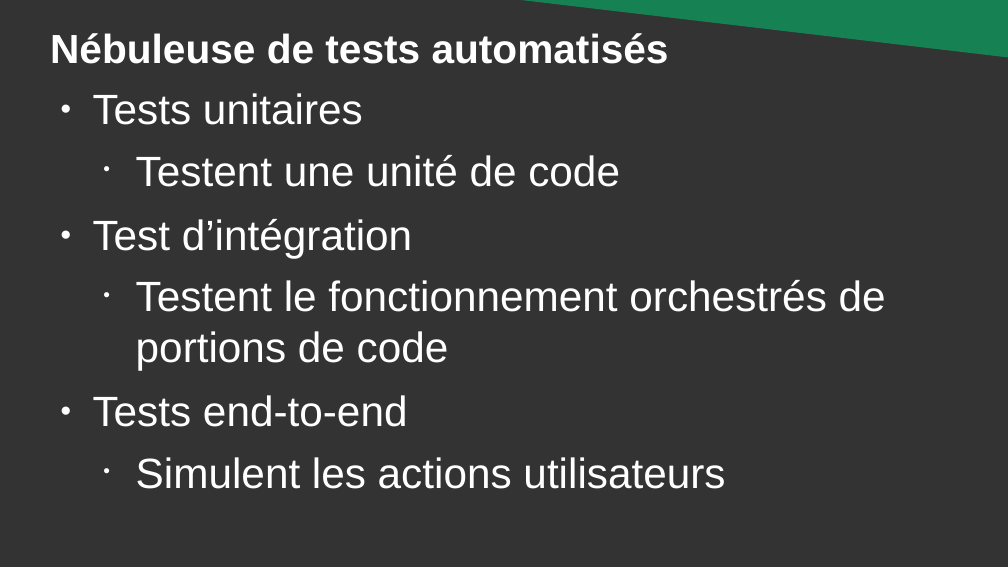
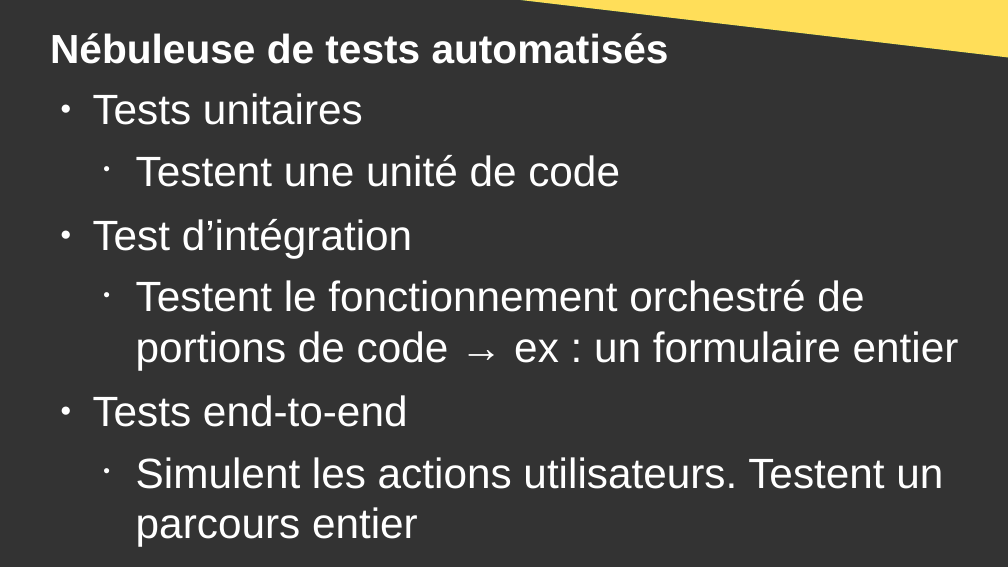
Before and after one commit to DanYellow/cours, a slide deck: slide 43 of developpement-front-s5/travaux-pratiques/numero-1/presentation.odp (slide 34 before the commit). Drawn at 1008x567 pixels with LibreOffice and Linux fonts; fonts in the diff are those of the drawing. Boxes give left, top, right and bottom in pixels: in the first picture for what was removed or moved away, otherwise in the second. Text is boxed around its words. In the diff, an @@ line names an element or a change of style, - is before the commit and + after.

```diff
--- a/developpement-front-s5/travaux-pratiques/numero-1/presentation.odp
+++ b/developpement-front-s5/travaux-pratiques/numero-1/presentation.odp
@@ right triangle added at <box>486,0,1008,57</box>, fill #FFDE59 @@
@@ text at <box>136,280,959,370</box>: text changed @@
-  • Testent le fonctionnement orchestrés de portions de code
+  • Testent le fonctionnement orchestré de portions de code → ex : un formulaire entier
@@ text at <box>136,457,943,547</box>: text changed @@
-  • Simulent les actions utilisateurs
+  • Simulent les actions utilisateurs. Testent un parcours entier
```
Also in this commit, not shown: 25 other slides changed, 20 slides added, 7 other files.
